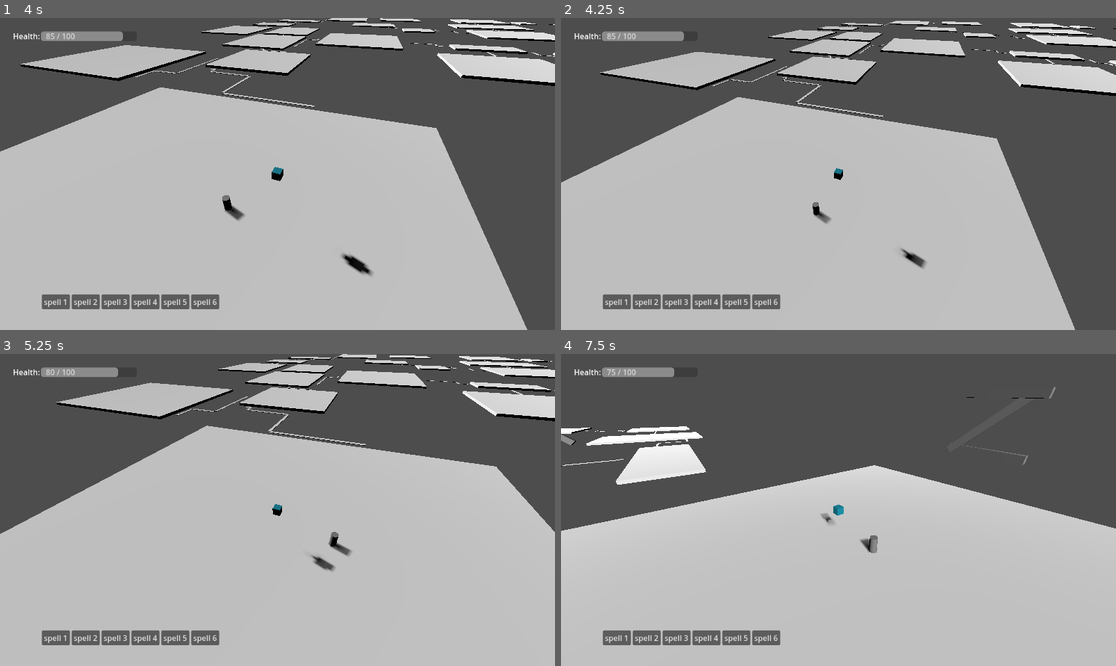
Above: before the commit, frames 1-4 (two rows, left to right).
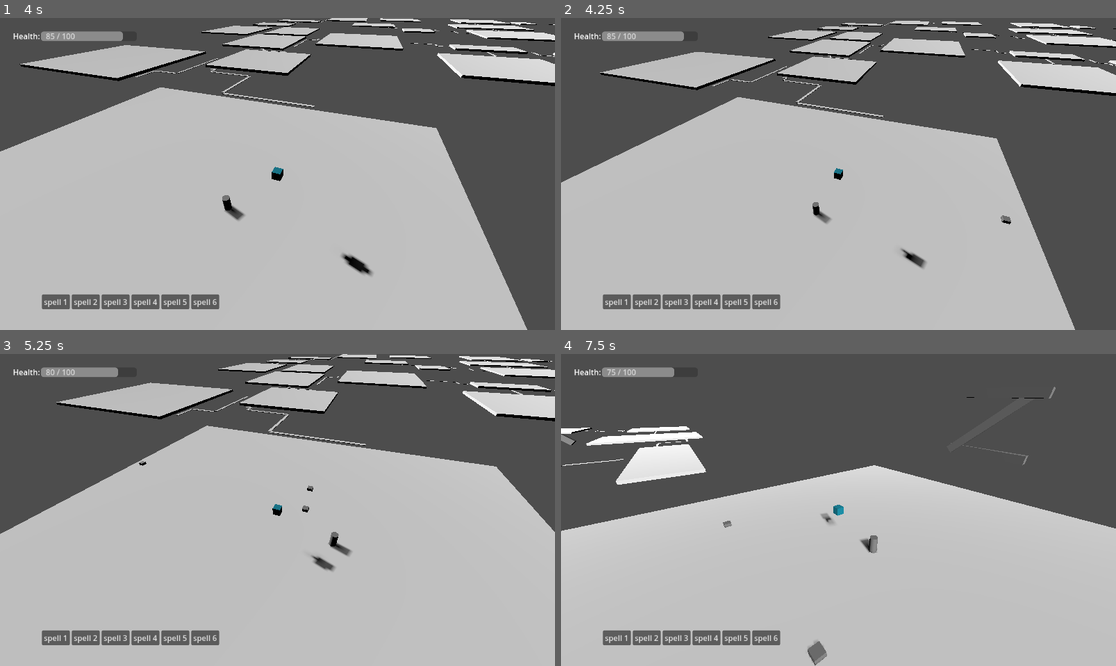
Above: after the commit, the same moments.

Repository: DumplingEater/possible_game
Game: Godot game, scene res://resources/scenes/main.tscn
The game is run twice, just before and just after one commit, with the same random seed, the same clock (stepped at 60 frames per second) and the same inputs.
Inputs (mouse positions are in pixels of both pictures, inside the frame that each line leads up to):
- Up to frame 1 (4 s): move the mouse to (399, 158) at 0.52 s; press the mouse at (399, 158) at 0.53 s; hold E (move_right) 0.53-1.28 s; tap Space (jump) at 0.77, 1.52, 3.02, 3.77 s; move the mouse to (166, 189) at 1.27 s; release the mouse at (166, 189) at 1.28 s; hold S (move_back) 1.28-2.03 s; tap 1 (action_1) at 1.35 s; click (166, 189) at 1.55 s; move the mouse to (333, 105) at 2.02 s; press the mouse at (333, 105) at 2.03 s; hold E (move_right) 2.03-2.78 s; move the mouse to (249, 236) at 2.77 s; release the mouse at (249, 236) at 2.78 s; hold W (move_forward) 2.78-3.53 s; right-click (249, 236) at 2.85 s; click (249, 236) at 3.05 s; move the mouse to (444, 220) at 3.52 s; hold Q (move_left) from 3.53 s (still down); hold Mouse wheel down (scroll_down) from 3.53 s (still down); click (444, 220) at 3.8 s
- Up to frame 2 (4.25 s): keep holding Q (move_left); keep holding Mouse wheel down (scroll_down); tap Tab (open_build_menu, bound only after the commit) at 4.15 s
- Up to frame 3 (5.25 s): move the mouse to (111, 463) at 4.27 s; release Mouse wheel down (scroll_down) at 4.28 s; tap Mouse wheel up (scroll_up) at 4.35 s; tap Space (jump) at 4.52 s; click (111, 463) at 4.55 s; move the mouse to (305, 510) at 5.02 s; release Q (move_left) at 5.03 s; press the mouse at (305, 510) at 5.03 s; hold S (move_back) from 5.03 s (still down)
- Up to frame 4 (7.5 s): move the mouse to (755, 432) at 5.77 s; release S (move_back) at 5.78 s; release the mouse at (755, 432) at 5.78 s; hold E (move_right) 5.78-6.53 s; tap 1 (action_1) at 5.85 s; tap Space (jump) at 6.02, 6.77 s; click (755, 432) at 6.05 s; move the mouse to (960, 494) at 6.52 s; press the mouse at (960, 494) at 6.53 s; hold W (move_forward) 6.53-7.28 s; move the mouse to (727, 525) at 7.27 s; release the mouse at (727, 525) at 7.28 s; hold E (move_right) from 7.28 s (still down); right-click (727, 525) at 7.35 s

Frame 1 is identical in both runs. In frame 2, less than 0.1% of the frame differs, in the area x 79-82%, y 63-67%; in frame 3, less than 0.1%; in frame 4, 0.2%, in the area x 29-84%, y 14-100%.

Commit message:
first bad cut at building"

Diff:
--- a/project.godot
+++ b/project.godot
@@ -12,33 +12,33 @@
 
 config/name="Idk"
 run/main_scene="res://resources/scenes/main.tscn"
-config/features=PackedStringArray("4.2", "Forward Plus")
+config/features=PackedStringArray("4.3", "Forward Plus")
 
 [input]
 
 move_left={
 "deadzone": 0.5,
-"events": [Object(InputEventKey,"resource_local_to_scene":fa …(172 unchanged characters)… eycode":81,"key_label":0,"unicode":113,"echo":false,"script":null)
+"events": [Object(InputEventKey,"resource_local_to_scene":fa …(172 unchanged characters)… eycode":81,"key_label":0,"unicode":113,"location":0,"echo":false,"script":null)
 ]
 }
 move_right={
 "deadzone": 0.5,
-"events": [Object(InputEventKey,"resource_local_to_scene":fa …(172 unchanged characters)… eycode":69,"key_label":0,"unicode":101,"echo":false,"script":null)
+"events": [Object(InputEventKey,"resource_local_to_scene":fa …(172 unchanged characters)… eycode":69,"key_label":0,"unicode":101,"location":0,"echo":false,"script":null)
 ]
 }
 move_forward={
 "deadzone": 0.5,
-"events": [Object(InputEventKey,"resource_local_to_scene":fa …(172 unchanged characters)… eycode":87,"key_label":0,"unicode":119,"echo":false,"script":null)
+"events": [Object(InputEventKey,"resource_local_to_scene":fa …(172 unchanged characters)… eycode":87,"key_label":0,"unicode":119,"location":0,"echo":false,"script":null)
 ]
 }
 move_back={
 "deadzone": 0.5,
-"events": [Object(InputEventKey,"resource_local_to_scene":fa …(172 unchanged characters)… eycode":83,"key_label":0,"unicode":115,"echo":false,"script":null)
+"events": [Object(InputEventKey,"resource_local_to_scene":fa …(172 unchanged characters)… eycode":83,"key_label":0,"unicode":115,"location":0,"echo":false,"script":null)
 ]
 }
 jump={
 "deadzone": 0.5,
-"events": [Object(InputEventKey,"resource_local_to_scene":fa …(171 unchanged characters)… keycode":32,"key_label":0,"unicode":32,"echo":false,"script":null)
+"events": [Object(InputEventKey,"resource_local_to_scene":fa …(171 unchanged characters)… keycode":32,"key_label":0,"unicode":32,"location":0,"echo":false,"script":null)
 ]
 }
 mouse_right_click={
@@ -63,21 +63,31 @@
 }
 turn_left={
 "deadzone": 0.5,
-"events": [Object(InputEventKey,"resource_local_to_scene":fa …(171 unchanged characters)… keycode":65,"key_label":0,"unicode":97,"echo":false,"script":null)
+"events": [Object(InputEventKey,"resource_local_to_scene":fa …(171 unchanged characters)… keycode":65,"key_label":0,"unicode":97,"location":0,"echo":false,"script":null)
 ]
 }
 turn_right={
 "deadzone": 0.5,
-"events": [Object(InputEventKey,"resource_local_to_scene":fa …(172 unchanged characters)… eycode":68,"key_label":0,"unicode":100,"echo":false,"script":null)
+"events": [Object(InputEventKey,"resource_local_to_scene":fa …(172 unchanged characters)… eycode":68,"key_label":0,"unicode":100,"location":0,"echo":false,"script":null)
 ]
 }
 action_1={
 "deadzone": 0.5,
-"events": [Object(InputEventKey,"resource_local_to_scene":fa …(171 unchanged characters)… keycode":49,"key_label":0,"unicode":49,"echo":false,"script":null)
+"events": [Object(InputEventKey,"resource_local_to_scene":fa …(171 unchanged characters)… keycode":49,"key_label":0,"unicode":49,"location":0,"echo":false,"script":null)
 ]
 }
 escape={
 "deadzone": 0.5,
-"events": [Object(InputEventKey,"resource_local_to_scene":fa …(175 unchanged characters)… ode":4194305,"key_label":0,"unicode":0,"echo":false,"script":null)
+"events": [Object(InputEventKey,"resource_local_to_scene":fa …(175 unchanged characters)… ode":4194305,"key_label":0,"unicode":0,"location":0,"echo":false,"script":null)
 ]
 }
+open_build_menu={
+"deadzone": 0.5,
+"events": [Object(InputEventKey,"resource_local_to_scene":false,"resource_name":"","device":-1,"window_id":0,"alt_pressed":false,"shift_pressed":false,"ctrl_pressed":false,"meta_pressed":false,"pressed":false,"keycode":0,"physical_keycode":4194306,"key_label":0,"unicode":0,"location":0,"echo":false,"script":null)
+]
+}
+snap_to_grid={
+"deadzone": 0.5,
+"events": [null, Object(InputEventKey,"resource_local_to_scene":false,"resource_name":"","device":-1,"window_id":0,"alt_pressed":false,"shift_pressed":false,"ctrl_pressed":false,"meta_pressed":false,"pressed":false,"keycode":0,"physical_keycode":4194326,"key_label":0,"unicode":0,"location":0,"echo":false,"script":null)
+]
+}
--- /dev/null
+++ b/resources/scenes/buildables/architecture/cube.tscn
@@ -0,0 +1,8 @@
+[gd_scene load_steps=2 format=3 uid="uid://bi2yn1jxkn1yn"]
+
+[sub_resource type="BoxMesh" id="BoxMesh_va634"]
+
+[node name="Cube" type="Node3D"]
+
+[node name="MeshInstance3D" type="MeshInstance3D" parent="."]
+mesh = SubResource("BoxMesh_va634")
--- a/resources/scenes/main.tscn
+++ b/resources/scenes/main.tscn
@@ -1,7 +1,8 @@
-[gd_scene load_steps=4 format=3 uid="uid://cx6470uohatbh"]
+[gd_scene load_steps=5 format=3 uid="uid://cx6470uohatbh"]
 
 [ext_resource type="PackedScene" uid="uid://b5jpr0o1187hx" path="res://resources/scenes/dungeon_level.tscn" id="1_n2dcx"]
 [ext_resource type="PackedScene" uid="uid://bkee16cpy3j8y" path="res://resources/scenes/third_person_character.tscn" id="2_8juhv"]
+[ext_resource type="Script" path="res://src/buildable_container.gd" id="3_lg1od"]
 
 [sub_resource type="PrismMesh" id="PrismMesh_qpu2j"]
 
@@ -54,3 +55,6 @@
 transform = Transform3D(0.200463, 99.8504, -0.508678, -0.202545, 5.12733, 9.98479, 9.99594, -1.89855, 0.212521, 0, -32.8357, 500)
 mesh = SubResource("PrismMesh_qpu2j")
 skeleton = NodePath("../..")
+
+[node name="built_items" type="Node" parent="."]
+script = ExtResource("3_lg1od")
--- a/resources/scenes/third_person_character.tscn
+++ b/resources/scenes/third_person_character.tscn
@@ -7,6 +7,8 @@
 [ext_resource type="PackedScene" uid="uid://bablflwgqpj8o" path="res://resources/scenes/fireball.tscn" id="3_mvmjn"]
 [ext_resource type="Script" path="res://src/player_controls/player_combat_controller.gd" id="4_10ram"]
 [ext_resource type="PackedScene" uid="uid://bj2fkhwbgremr" path="res://resources/scenes/player_ui.tscn" id="4_q4vam"]
+[ext_resource type="Script" path="res://src/player_controls/player_building_controller.gd" id="5_1eva7"]
+[ext_resource type="PackedScene" uid="uid://bi2yn1jxkn1yn" path="res://resources/scenes/buildables/architecture/cube.tscn" id="6_i7o6c"]
 
 [sub_resource type="BoxShape3D" id="BoxShape3D_cbbcf"]
 
@@ -25,6 +27,17 @@
 [node name="combat_controller" type="Node" parent="."]
 script = ExtResource("4_10ram")
 
+[node name="building_controller" type="Node" parent="."]
+script = ExtResource("5_1eva7")
+test_cube = ExtResource("6_i7o6c")
+
+[node name="ui" parent="." instance=ExtResource("4_q4vam")]
+
+[node name="building_ui" type="Control" parent="ui"]
+anchors_preset = 0
+offset_right = 40.0
+offset_bottom = 40.0
+
 [node name="body_3d" type="CharacterBody3D" parent="."]
 script = ExtResource("1_vvahs")
 
@@ -37,5 +50,3 @@
 [node name="camera" type="Camera3D" parent="body_3d"]
 current = true
 script = ExtResource("2_5oxlu")
-
-[node name="ui" parent="." instance=ExtResource("4_q4vam")]
--- /dev/null
+++ b/src/buildable.gd
@@ -0,0 +1,13 @@
+extends Node
+
+@export var base_scene : PackedScene
+
+
+# Called when the node enters the scene tree for the first time.
+func _ready() -> void:
+	pass # Replace with function body.
+
+
+# Called every frame. 'delta' is the elapsed time since the previous frame.
+func _process(delta: float) -> void:
+	pass
--- /dev/null
+++ b/src/buildable_container.gd
@@ -0,0 +1,11 @@
+extends Node
+
+
+# Called when the node enters the scene tree for the first time.
+func _ready() -> void:
+	add_to_group("buildable_container")
+
+
+# Called every frame. 'delta' is the elapsed time since the previous frame.
+func _process(delta: float) -> void:
+	pass
--- /dev/null
+++ b/src/player_controls/player_building_controller.gd
@@ -0,0 +1,73 @@
+extends Node
+
+signal build_menu_toggle
+
+var building: bool = false
+var current_buildable: Node3D = null
+@export var buildable_node_target: Node = null
+var cam_node: Node = null
+@export var test_cube : PackedScene
+
+
+# Called when the node enters the scene tree for the first time.
+func _ready() -> void:
+	cam_node = get_parent().get_node("body_3d/camera")
+
+# Called every frame. 'delta' is the elapsed time since the previous frame.
+func _process(delta: float) -> void:
+	self._handle_inputs(delta)
+	self._draw_current_buildable(delta)
+
+	if self.building and Input.is_action_just_pressed("mouse_left_click"):
+		self._build_object()
+
+func _handle_inputs(delta: float) -> void:
+	if Input.is_action_just_pressed("open_build_menu"):
+		if not self.building:
+			self.building = true
+			self._enter_build_mode()
+		else:
+			self.building = false
+			self._exit_build_mode()
+		build_menu_toggle.emit(self.building)
+
+func _get_mouse_build_pos() -> Vector3:
+	var from = cam_node.project_ray_origin(get_viewport().get_mouse_position())
+	var to = from + cam_node.project_ray_normal(get_viewport().get_mouse_position()) * 1000
+	var query = PhysicsRayQueryParameters3D.create(from, to)
+	query.collide_with_bodies = true
+	var result = get_parent().get_world_3d().direct_space_state.intersect_ray(query)
+
+	if result:
+		return result.position
+	return Vector3(0, 0, 0)
+
+func _enter_build_mode() -> void:
+	self.current_buildable = test_cube.instantiate()
+	add_child(self.current_buildable)
+	var buildable_pos: Vector3 = self._get_mouse_build_pos()
+	self.current_buildable.global_position = buildable_pos
+
+func _exit_build_mode() -> void:
+	self.current_buildable = null
+
+func _draw_current_buildable(delta: float) -> void:
+	if not self.building:
+		return
+
+	var pos: Vector3 = self._get_mouse_build_pos()
+	if pos.length_squared() > 1:
+		self.current_buildable.global_position = pos
+
+func _build_object() -> void:
+	if not self.buildable_node_target:
+		var buildable_containers = get_tree().get_nodes_in_group("buildable_container")
+		self.buildable_node_target = buildable_containers[0]
+	var buildable: Node = self.current_buildable
+	self.current_buildable = null
+	remove_child(buildable)
+	self.buildable_node_target.add_child(buildable)
+
+	self.current_buildable = test_cube.instantiate()
+	self.current_buildable.global_position = self._get_mouse_build_pos()
+	add_child(self.current_buildable)
--- a/src/procedural_generation/dungeon_generator.gd
+++ b/src/procedural_generation/dungeon_generator.gd
@@ -151,9 +151,9 @@
 				)
 
 			var N = hall_nodes.size()
-			print("Got some hall nodes %d: " % N, hall_nodes)
+			#print("Got some hall nodes %d: " % N, hall_nodes)
 			for i in range(1, N):
-				print("Adding leg")
+				#print("Adding leg")
 				var start_node = hall_nodes[i - 1]
 				var end_node = hall_nodes[i]
 				var center: Vector3 = Vector3(
@@ -163,7 +163,7 @@
 				)
 				var dx = max(1, abs(start_node[0] - end_node[0]))# + hall_width
 				var dz = max(1, abs(start_node[1] - end_node[1]))# + hall_width
-				print("dx %-5.2f dz %-5.2f" % [dx, dz])
+				#print("dx %-5.2f dz %-5.2f" % [dx, dz])
 				var size = Vector3(dx, 0.1, dz)
 				var hall_leg = base_room.instantiate()
 				add_child(hall_leg)
@@ -237,7 +237,7 @@
 	var iterations = 0
 
 	while not _is_near_end(walker_xz, target_xz):
-		print("Walker position: ", walker_xz)
+		#print("Walker position: ", walker_xz)
 		var best_index: int = -1
 		var best_weight: float = 1e9
 		var best_delta: Vector2 = Vector2()
@@ -248,7 +248,6 @@
 			var delta: Vector2 = move_option_deltas[int(delta_index)]
 			var candidate_xz: Vector2 = walker_xz + delta
 			if candidate_xz in visited_nodes:
-				print("We've already been here idiot")
 				continue
 			var candidate_node_count = hall_nodes.size() + 1
 			if delta_index != current_direction: candidate_node_count += 1
@@ -259,9 +258,9 @@
 			var weight_from_start: float = start_xz.distance_to(candidate_xz)
 
 			var predicted_weight: float = weight_from_start + heuristic_weight
-			print("g(n): %10.5f + h(n): %10.5f = %10.5f at index %d with delta %5.1f, %5.1f, candidate: %5.1f, %5.1f, candidate node count %d" % \
-			[weight_from_start, heuristic_weight, predicted_weight, delta_index,
-			delta[0], delta[1], candidate_xz[0], candidate_xz[1], candidate_node_count])
+			#print("g(n): %10.5f + h(n): %10.5f = %10.5f at index %d with delta %5.1f, %5.1f, candidate: %5.1f, %5.1f, candidate node count %d" % \
+			#[weight_from_start, heuristic_weight, predicted_weight, delta_index,
+			#delta[0], delta[1], candidate_xz[0], candidate_xz[1], candidate_node_count])
 			if predicted_weight <= best_weight:
 				best_weight = predicted_weight
 				best_index = int(delta_index)
Not shown: 1 places in resources/scenes/third_person_character.tscn that only renumber resources
